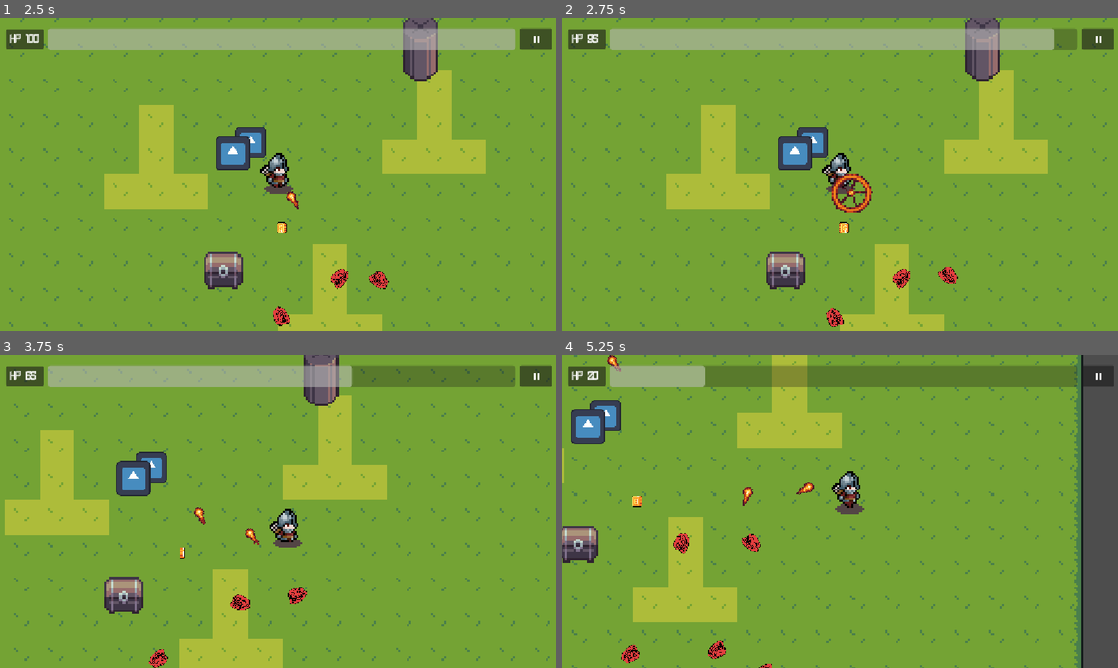
Above: before the commit, frames 1-4 (two rows, left to right).
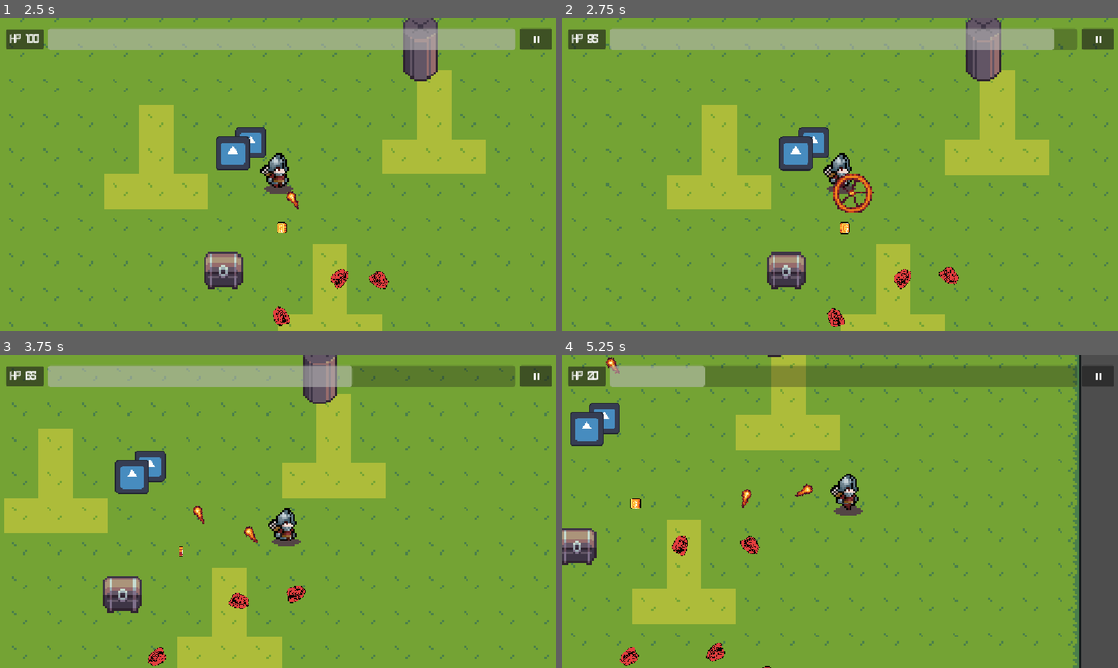
Above: after the commit, the same moments.

Repository: whyfren/HavenJakartaPrepare
Game: Godot game, scene res://UI/Menu.tscn
The game is run twice, just before and just after one commit, with the same random seed, the same clock (stepped at 60 frames per second) and the same inputs. The engine's default icon, where the game draws it, is replaced by a stand-in: a white triangle on a blue panel in a dark square.
Inputs:
- Up to frame 1 (2.5 s): click "Start" at 0.5 s; click "⏸" at 1.25 s; click "Continue" at 2 s
- Up to frame 2 (2.75 s): no input
- Up to frame 3 (3.75 s): tap Enter (ui_accept) at 2.75, 3.6 s; hold D (right) 2.78-3.53 s; hold Enter (ui_accept) 2.78-3.53 s; hold S (down) from 3.53 s (still down)
- Up to frame 4 (5.25 s): tap Enter (ui_accept) at 3.77, 4.07, 5.1 s; release S (down) at 4.28 s; hold D (right) 4.28-5.03 s; hold Enter (ui_accept) 4.28-5.03 s; hold W (up) from 5.03 s (still down)

Frame 1 is identical in both runs. In frame 2, 3.2% of the frame differs, in the area x 1-99%, y 0-100%; in frame 3, 5.0%; in frame 4, 6.5%, in the area x 0-94%, y 0-100%.

Commit message:
adding shake screen effect when damaged

Diff:
--- a/autoload/gamemanager.gd
+++ b/autoload/gamemanager.gd
@@ -3,6 +3,7 @@
 
 signal pause_changed(paused: bool)
 signal game_over_started()
+signal damaged()
 signal health_changed(current_health: float, max_health: float)
 @onready var pause_menu = "res://UI/pause_menu.tscn"
 @onready var is_game_over: bool = false
@@ -15,6 +16,7 @@
 	if is_game_over:
 		return
 
+	damaged.emit()
 	current_health = maxf(current_health - amount, 0.0)
 	health_changed.emit(current_health, max_health)
 
--- a/knightplayer.gd
+++ b/knightplayer.gd
@@ -3,6 +3,32 @@
 const SPEED = 600.0
 
 @onready var animasi: AnimatedSprite2D = $AnimatedSprite2D
+@onready var camera: Camera2D = $Camera2D
+
+func _ready():
+	Gamemanager.damaged.connect(damaged)
+
+	camera.enabled = true
+	camera.position_smoothing_enabled = true
+	camera.position_smoothing_speed = 5.0
+
+func damaged() -> void:
+	await camera_shake(5.0, 0.2)
+
+func camera_shake(intensity: float, duration: float):
+	var elapsed := 0.0
+
+	while elapsed < duration:
+		camera.offset = Vector2(
+			randf_range(-intensity, intensity),
+			randf_range(-intensity, intensity)
+		)
+
+		await get_tree().create_timer(0.02).timeout
+		elapsed += 0.02
+
+	camera.offset = Vector2.ZERO
+
 
 func _input(event: InputEvent) -> void:
 	if event.is_action_pressed("ui_accept"):
